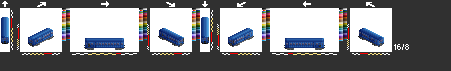
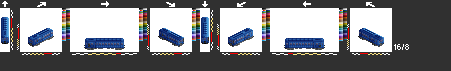
The second 451 x 71 image is a revision of the first. Changes to its layers:
painted on "ml" over box(3, 18, 380, 49)
